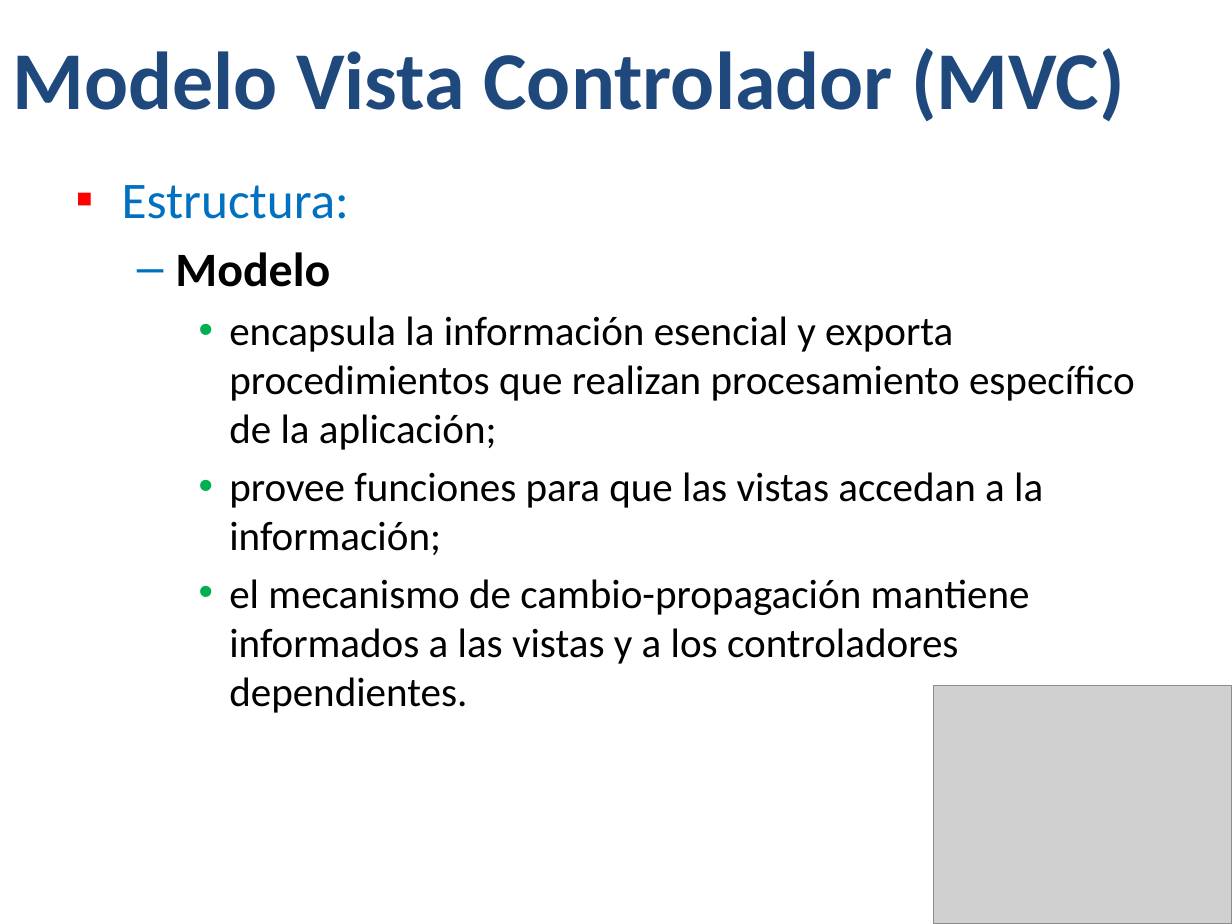
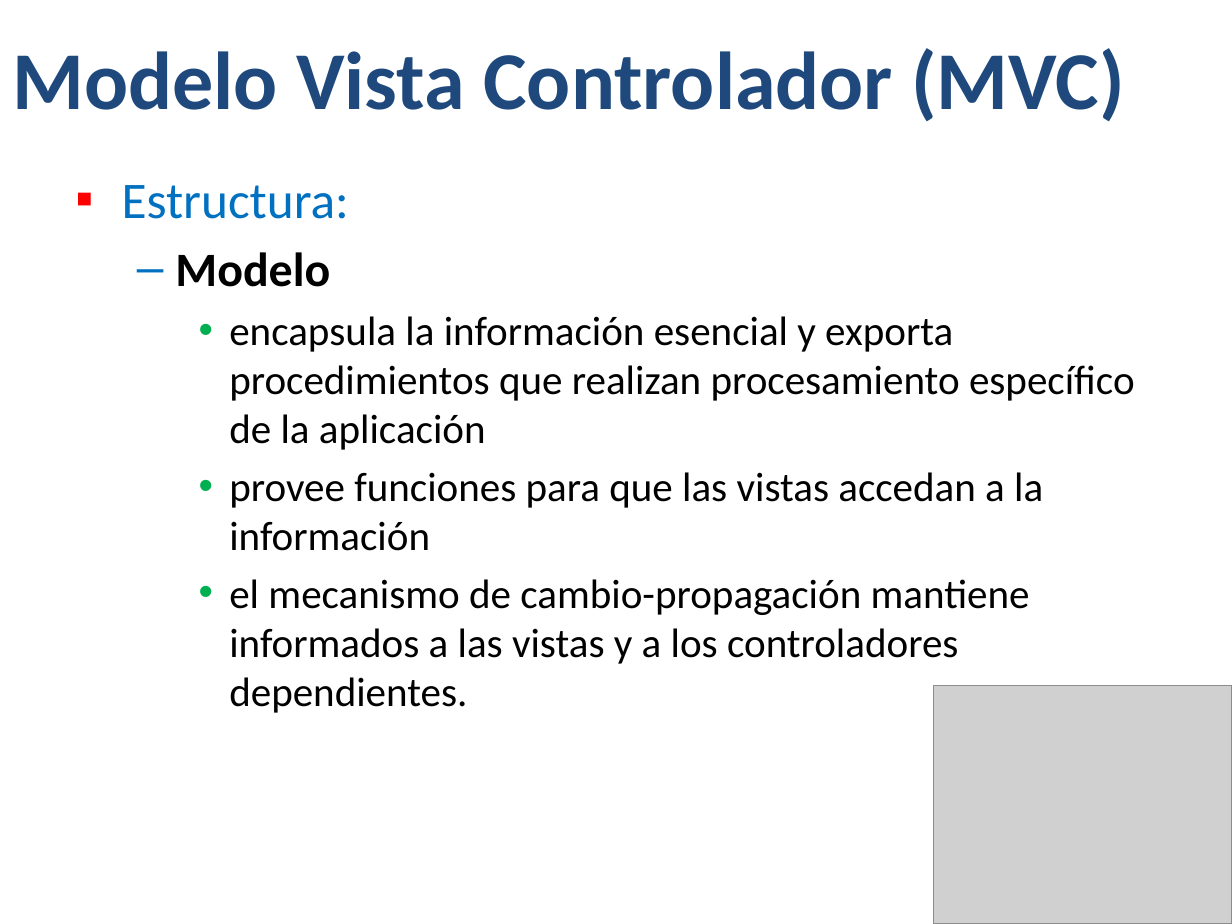
Before and after one commit to mariangel09/WebDevelopment, a slide deck: slide 8 of WebDev-03-MVC.pptx. Drawn at 1232x924 pixels with LibreOffice and Linux fonts; fonts in the diff are those of the drawing; grey boxes stand for pictures; background and template pictures are left out. Boxes give left, top, right and bottom in pixels: in the first picture for what was removed or moved away, otherwise in the second. Text is boxed around its words. In the diff, an @@ line names an element or a change of style, - is before the commit and + after.

```diff
--- a/WebDev-03-MVC.pptx
+++ b/WebDev-03-MVC.pptx
@@ text at (229, 316, 1135, 551): text changed @@
-    • encapsula la información esencial y exporta procedimientos que realizan procesamiento específico de la aplicación;
-    • provee funciones para que las vistas accedan a la información;
+    • encapsula la información esencial y exporta procedimientos que realizan procesamiento específico de la aplicación
+    • provee funciones para que las vistas accedan a la información
```
Also in this commit, not shown: 1 other file.
